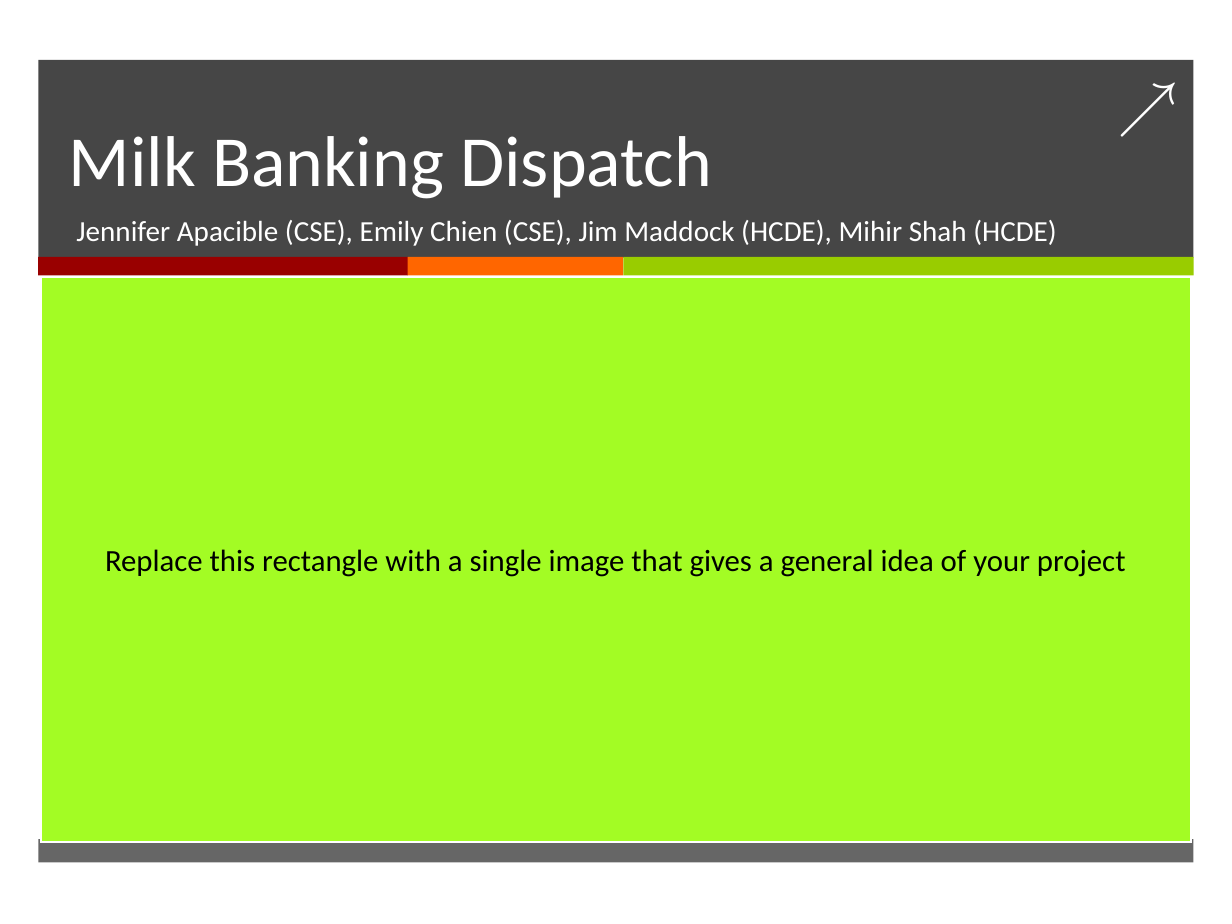
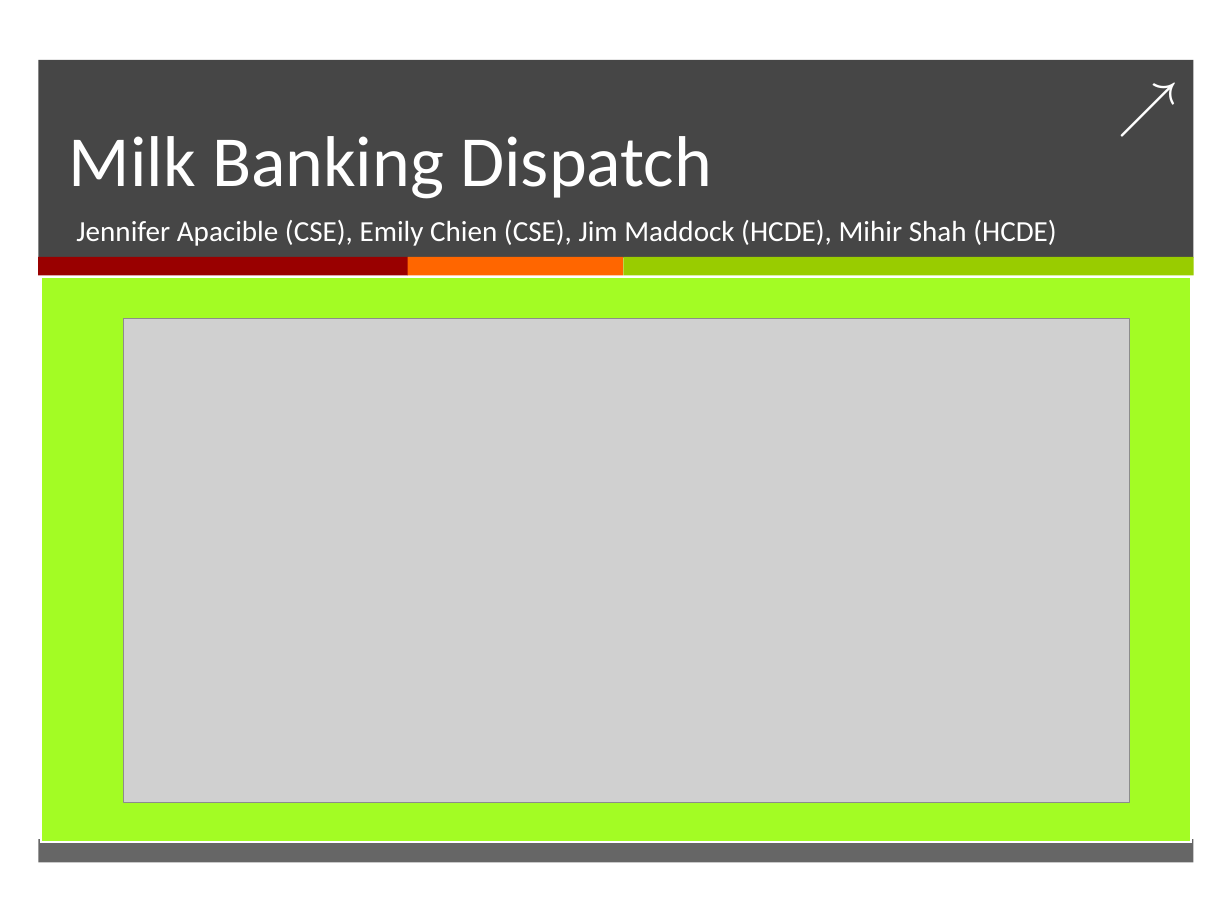
Before and after one commit to japacible/milk-banking-dispatch, a slide deck: slide 1 of presentations/ProjectPresentation-template_13wi.ppt. Drawn at 1232x924 pixels with LibreOffice and Linux fonts; fonts in the diff are those of the drawing; grey boxes stand for pictures. Boxes give left, top, right and bottom in pixels: in the first picture for what was removed or moved away, otherwise in the second. Text is boxed around its words. In the diff, an @@ line names an element or a change of style, - is before the commit and + after.

Commit message:
Added image

```diff
--- a/presentations/ProjectPresentation-template_13wi.ppt
+++ b/presentations/ProjectPresentation-template_13wi.ppt
@@ picture added at [123, 318, 1130, 802] @@
@@ text in rectangle at [105, 549, 1126, 577]: text removed @@
-Replace this rectangle with a single image that gives a general idea of your project
```
